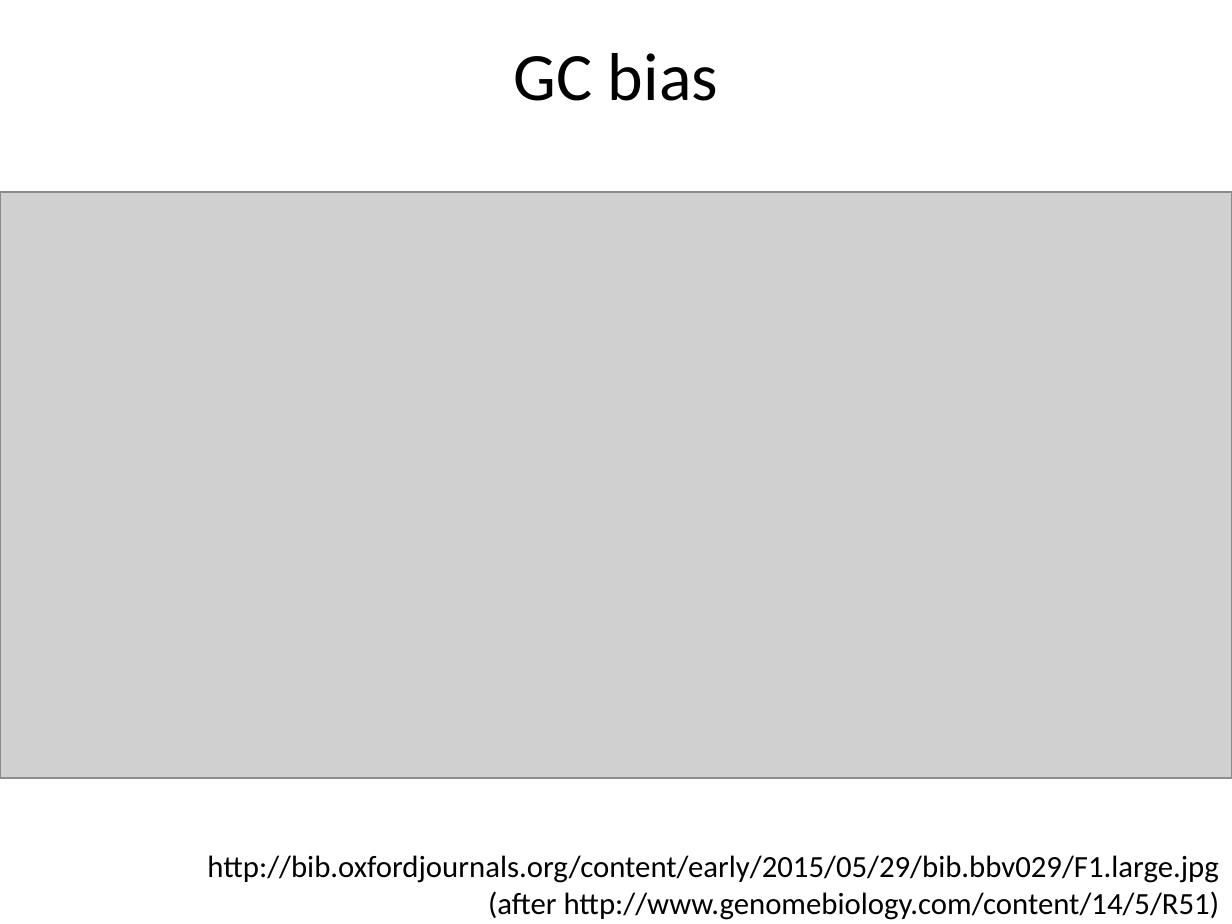
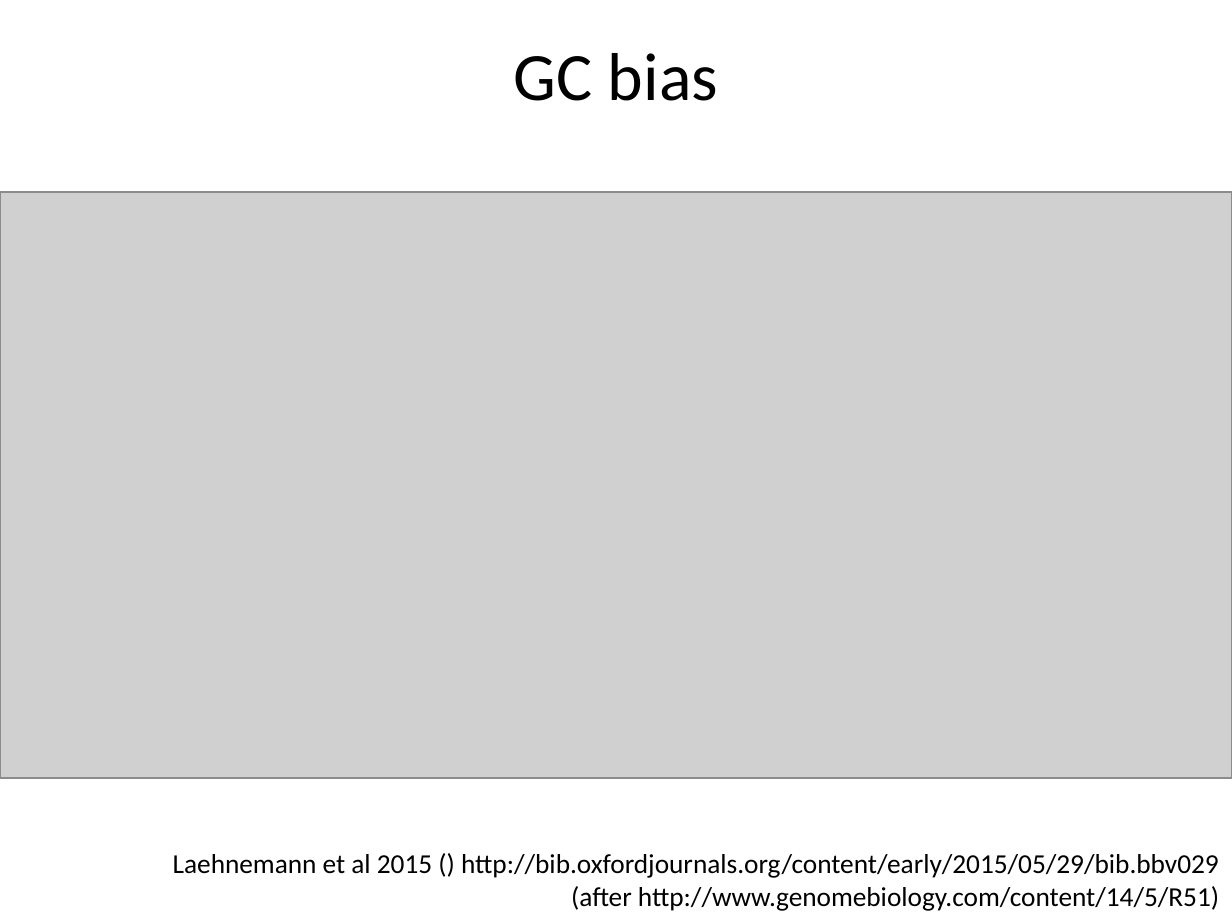
Before and after one commit to lexnederbragt/INF-BIOx121, a slide deck: slide 14 of Intro_HTS/NGS_intro_HTS_analysis_slides.pptx (slide 13 before the commit). Drawn at 1232x924 pixels with LibreOffice and Linux fonts; fonts in the diff are those of the drawing; grey boxes stand for pictures. Boxes give left, top, right and bottom in pixels: in the first picture for what was removed or moved away, otherwise in the second. Text is boxed around its words. In the diff, an @@ line names an element or a change of style, - is before the commit and + after.

```diff
--- a/Intro_HTS/NGS_intro_HTS_analysis_slides.pptx
+++ b/Intro_HTS/NGS_intro_HTS_analysis_slides.pptx
@@ text at (x1=173, y1=854, x2=1219, y2=878): text changed; size 18 to 16 pt @@
-http://bib.oxfordjournals.org/content/early/2015/05/29/bib.bbv029/F1.large.jpg
+Laehnemann et al 2015 () http://bib.oxfordjournals.org/content/early/2015/05/29/bib.bbv029
@@ text at (x1=571, y1=886, x2=1219, y2=911): size 18 to 16 pt in "(after http://www.genomebiology.com/content/14/5/R51)" @@
```
Also in this commit, not shown: 1 slide added, 1 other file.
